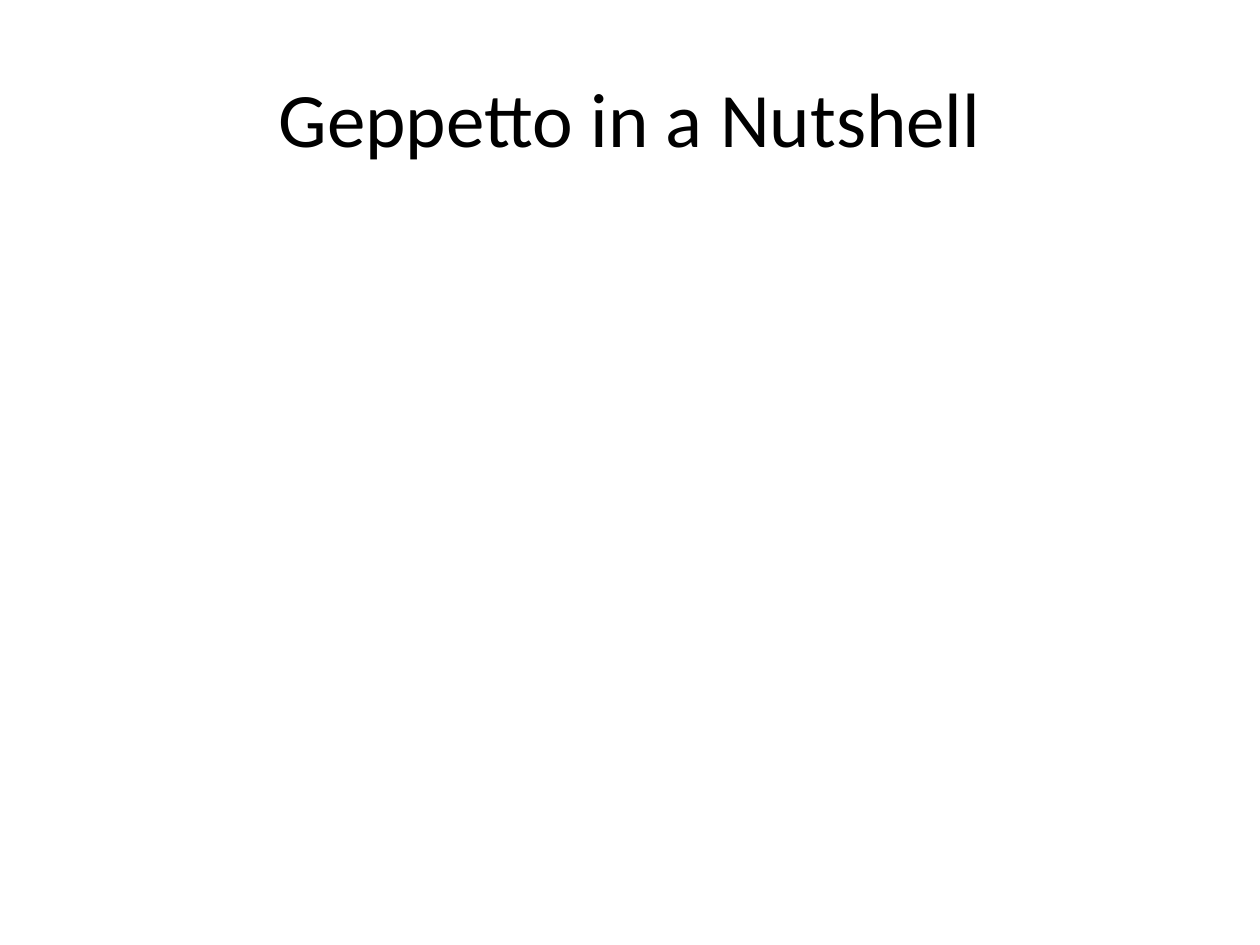
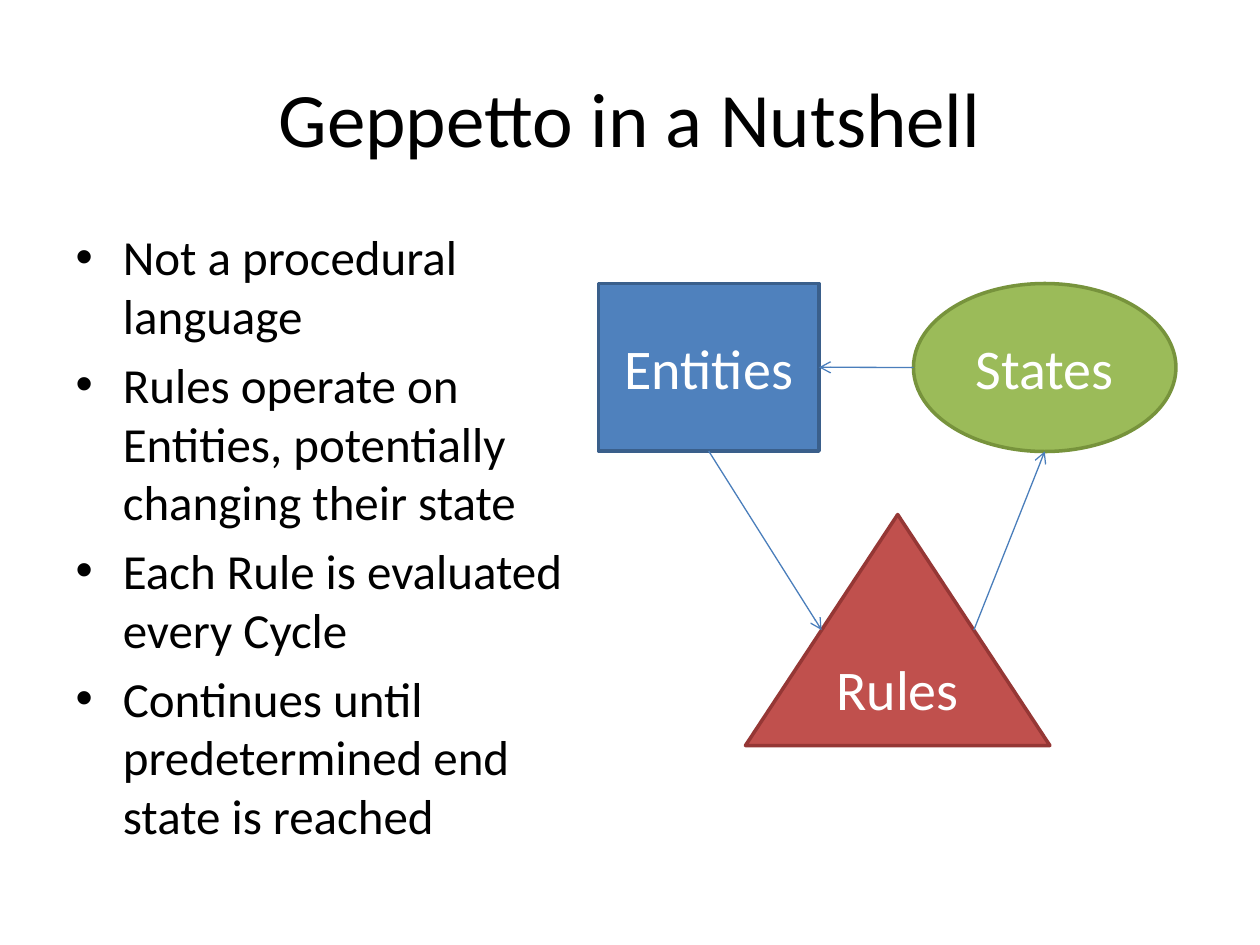
Before and after one commit to pwholmes/jiminy, a slide deck: slide 3 of docs/presentation/Presentation.pptx. Drawn at 1260x945 pixels with LibreOffice and Linux fonts; fonts in the diff are those of the drawing. Boxes give left, top, right and bottom in pixels: in the first picture for what was removed or moved away, otherwise in the second. Text is boxed around its words. In the diff, an @@ line names an element or a change of style, - is before the commit and + after.

```diff
--- a/docs/presentation/Presentation.pptx
+++ b/docs/presentation/Presentation.pptx
@@ text added at bbox=[123, 241, 562, 835], 28 pt, text #000000 @@
+• Not a procedural language
+• Rules operate on Entities, potentially changing their state
+• Each Rule is evaluated every Cycle
+• Continues until predetermined end state is reached
@@ rectangle added at bbox=[598, 284, 819, 451], fill #4F81BD, outline #3A5F8C 2 pt, 32 pt, text #FFFFFF @@
+Entities
@@ ellipse added at bbox=[914, 284, 1176, 451], fill #9BBB59, outline #77933C 2 pt, 32 pt, text #FFFFFF @@
+States
@@ arrow added from (914, 368) to (819, 368), #4B7EBC 0.75 pt @@
@@ arrow added from (708, 451) to (822, 630), #4B7EBC 0.75 pt @@
@@ arrow added from (974, 630) to (1045, 451), #4B7EBC 0.75 pt @@
@@ triangle added at bbox=[746, 514, 1051, 745], fill #C0504D, outline #953735 2 pt, 32 pt, text #FFFFFF @@
+Rules
```
Also in this commit, not shown: 1 other slide changed, 8 slides added, 2 slides removed, 7 other files.
